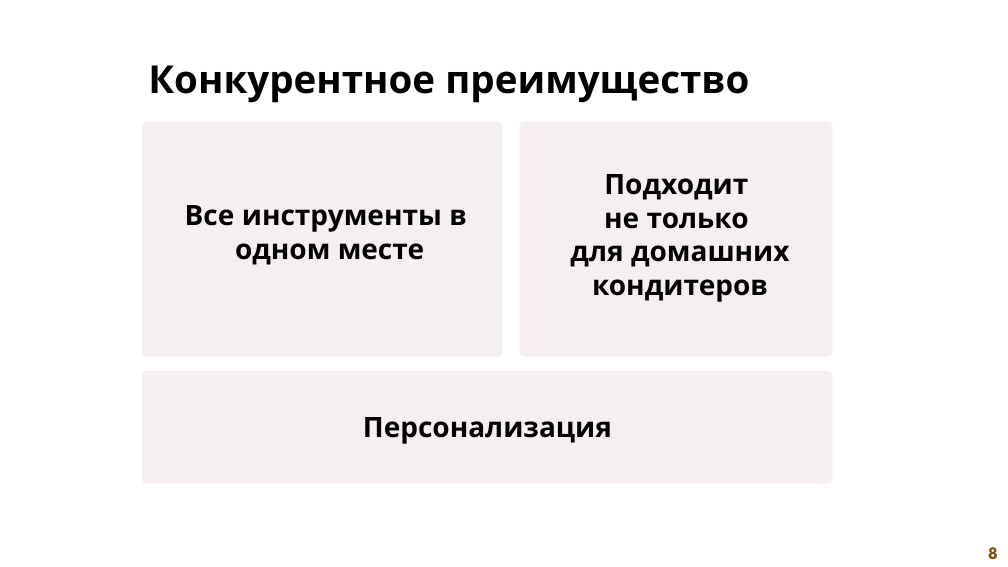
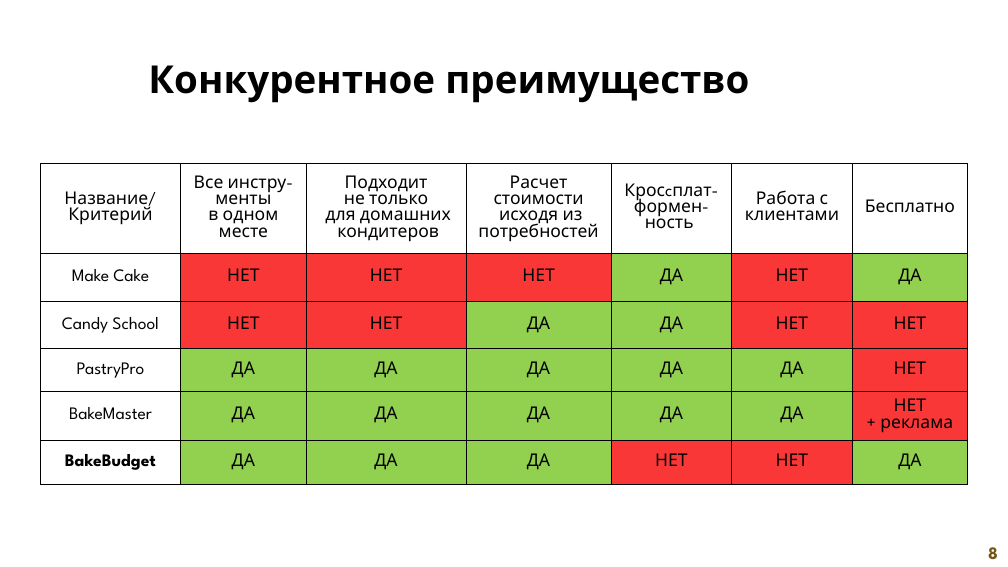
Before and after one commit to SanyaElis/ConfectioneryCostTracker, a slide deck: slide 8 of documentation/Презентация продукта.pptx. Drawn at 1008x567 pixels with LibreOffice and Linux fonts; fonts in the diff are those of the drawing. Boxes give left, top, right and bottom in pixels: in the first picture for what was removed or moved away, otherwise in the second. Text is boxed around its words. In the diff, an @@ line names an element or a change of style, - is before the commit and + after.

```diff
--- a/documentation/Презентация продукта.pptx
+++ b/documentation/Презентация продукта.pptx
@@ rounded rectangle removed at <box>142,122,502,357</box> @@
@@ rounded rectangle removed at <box>520,122,833,357</box> @@
@@ table added at <box>40,163,967,484</box>, 6 rows, 7 columns @@
+Название/ / Критерий | Все инстру-менты в одном месте | Подходит / не только / для домашних / кондитеров | Расчет стоимости / исходя из потребностей | Кросcплат-формен- / ность | Работа с / клиентами | Бесплатно
+Make Cake | НЕТ | НЕТ | НЕТ | ДА | НЕТ | ДА
+Candy School | НЕТ | НЕТ | ДА | ДА | НЕТ | НЕТ
+PastryPro | ДА | ДА | ДА | ДА | ДА | НЕТ
+BakeMaster | ДА | ДА | ДА | ДА | ДА | НЕТ + реклама
+BakeBudget | ДА | ДА | ДА | НЕТ | НЕТ | ДА
@@ text removed at <box>570,174,789,302</box> @@
-Подходит
-не только
-для домашних
-кондитеров
@@ text removed at <box>185,205,467,265</box> @@
-Все инструменты в
-одном месте
@@ rounded rectangle removed at <box>142,371,832,484</box> @@
@@ text removed at <box>363,417,612,444</box> @@
-Персонализация
```
Also in this commit, not shown: 13 other slides changed, 1 slide removed, 1 other file.
